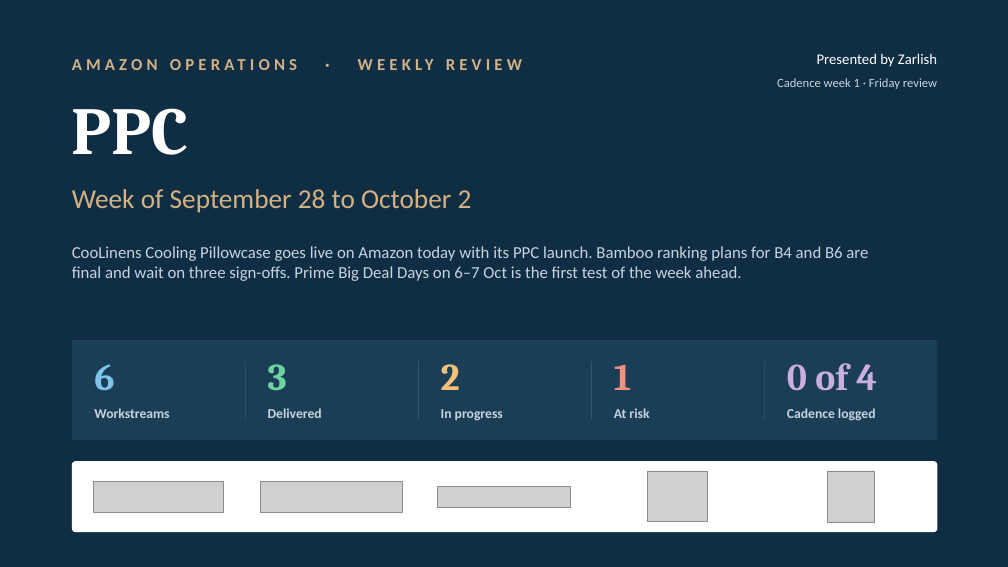
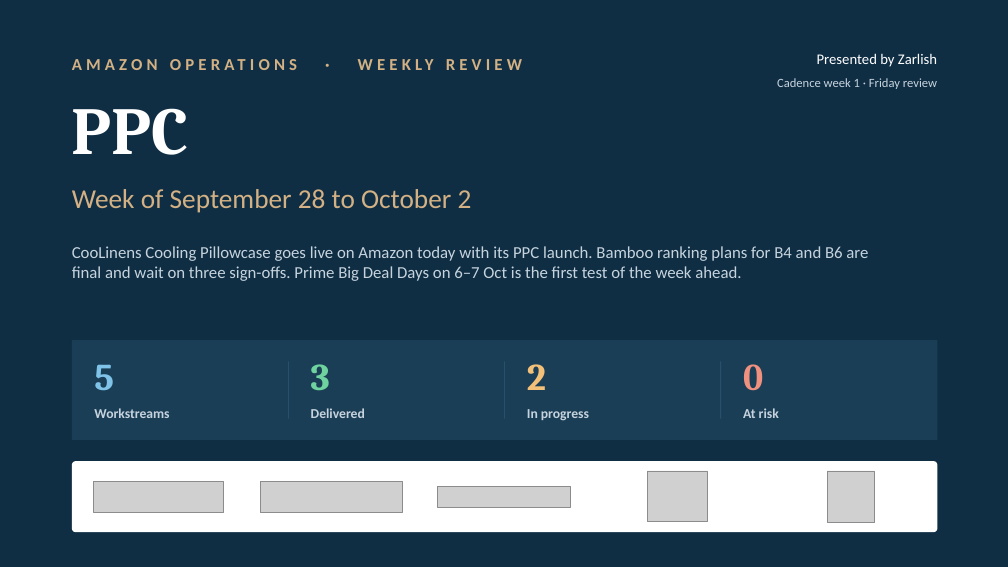
Before and after one commit to zarlish-web/PPC-Audit-, a slide deck: slide 1 of deliverables/PPC_Weekly_Review_Sep28-Oct2.pptx. Drawn at 1008x567 pixels with LibreOffice and Linux fonts; fonts in the diff are those of the drawing; grey boxes stand for pictures. Boxes give left, top, right and bottom in pixels: in the first picture for what was removed or moved away, otherwise in the second. Text is boxed around its words. In the diff, an @@ line names an element or a change of style, - is before the commit and + after.

```diff
--- a/deliverables/PPC_Weekly_Review_Sep28-Oct2.pptx
+++ b/deliverables/PPC_Weekly_Review_Sep28-Oct2.pptx
@@ text at box(94, 364, 114, 390): text changed @@
-6
+5
@@ 2 texts, 1 rectangle: place and size @@
-2 texts, 1 rectangle at box(245, 361, 322, 419)
+2 texts, 1 rectangle at box(288, 361, 365, 419)
@@ 2 texts, 1 rectangle: place and size @@
-2 texts, 1 rectangle at box(418, 361, 503, 421)
+2 texts, 1 rectangle at box(504, 361, 589, 421)
@@ rectangle removed at box(591, 361, 592, 419) @@
@@ text removed at box(614, 364, 631, 390) @@
-1
@@ rectangle: place and size @@
-rectangle at box(765, 361, 765, 419)
+rectangle at box(721, 361, 721, 419)
@@ text at box(743, 364, 763, 391): text changed; text colour #C9AEE0 to #F0907F @@
-0 of 4
+0
@@ text "At risk": place and size @@
-text "At risk" at box(614, 408, 649, 418)
+text "At risk" at box(743, 408, 779, 418)
@@ text removed at box(787, 408, 876, 421) @@
-Cadence logged
```
Also in this commit, not shown: 2 other slides changed.
